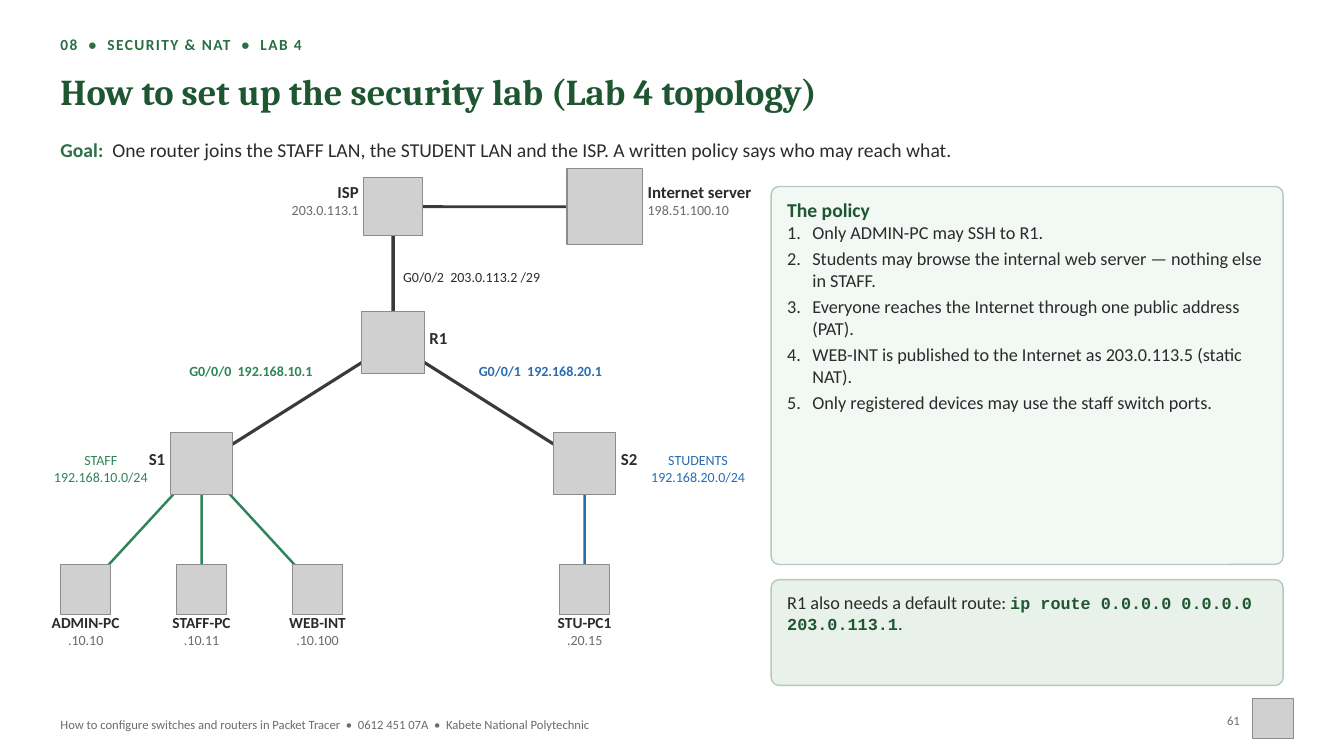
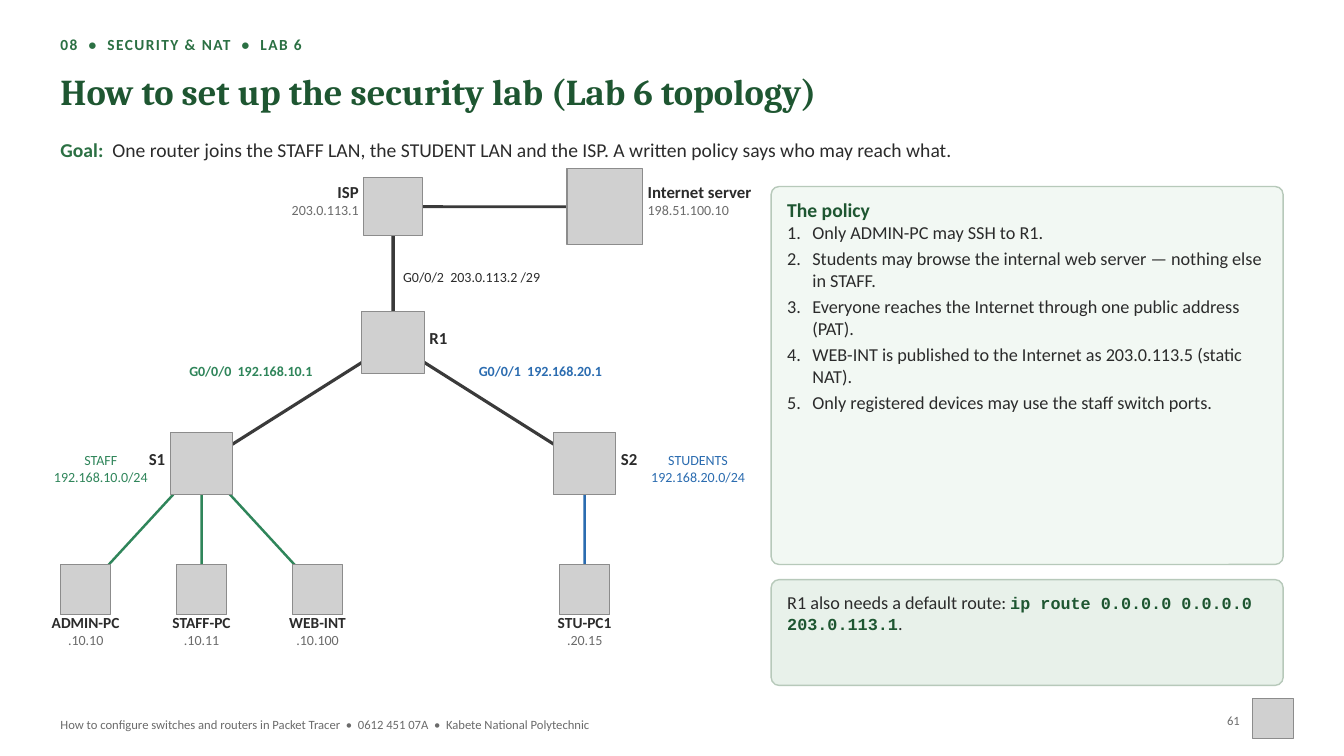
Before and after one commit to proJacob/israel, a slide deck: slide 61 of Packet_Tracer_CLI_Workbook_0612_451_07A.pptx. Drawn at 1344x756 pixels with LibreOffice and Linux fonts; fonts in the diff are those of the drawing; grey boxes stand for pictures; background and template pictures are left out. Boxes give left, top, right and bottom in pixels: in the first picture for what was removed or moved away, otherwise in the second. Text is boxed around its words. In the diff, an @@ line names an element or a change of style, - is before the commit and + after.

```diff
--- a/Packet_Tracer_CLI_Workbook_0612_451_07A.pptx
+++ b/Packet_Tracer_CLI_Workbook_0612_451_07A.pptx
@@ text at box(60, 39, 302, 50): text changed @@
-08 • SECURITY & NAT • LAB 4
+08 • SECURITY & NAT • LAB 6
@@ title at box(60, 78, 816, 113): text changed @@
-How to set up the security lab (Lab 4 topology)
+How to set up the security lab (Lab 6 topology)
```
Also in this commit, not shown: 25 other slides changed, 8 other files.
